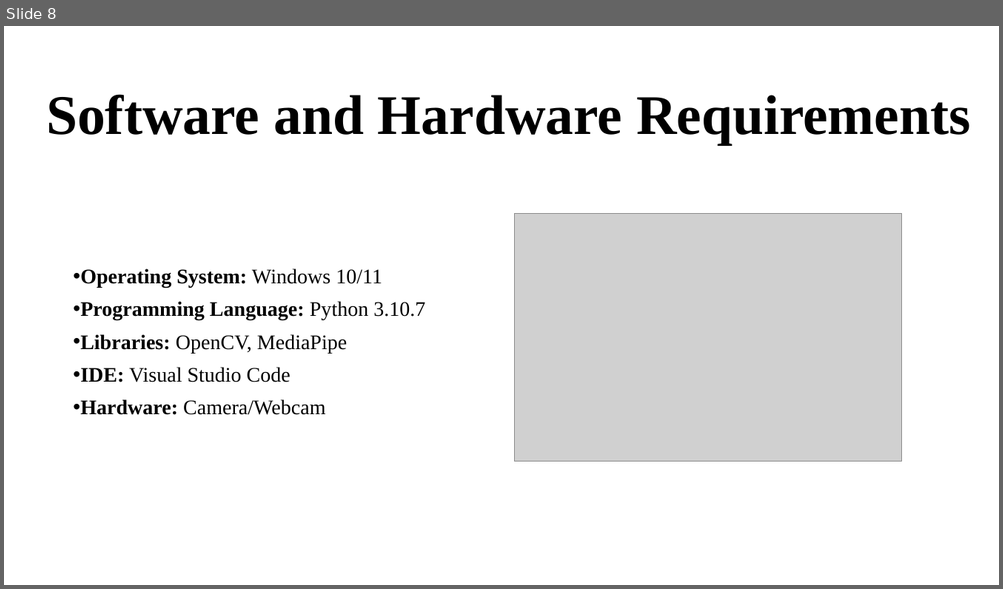
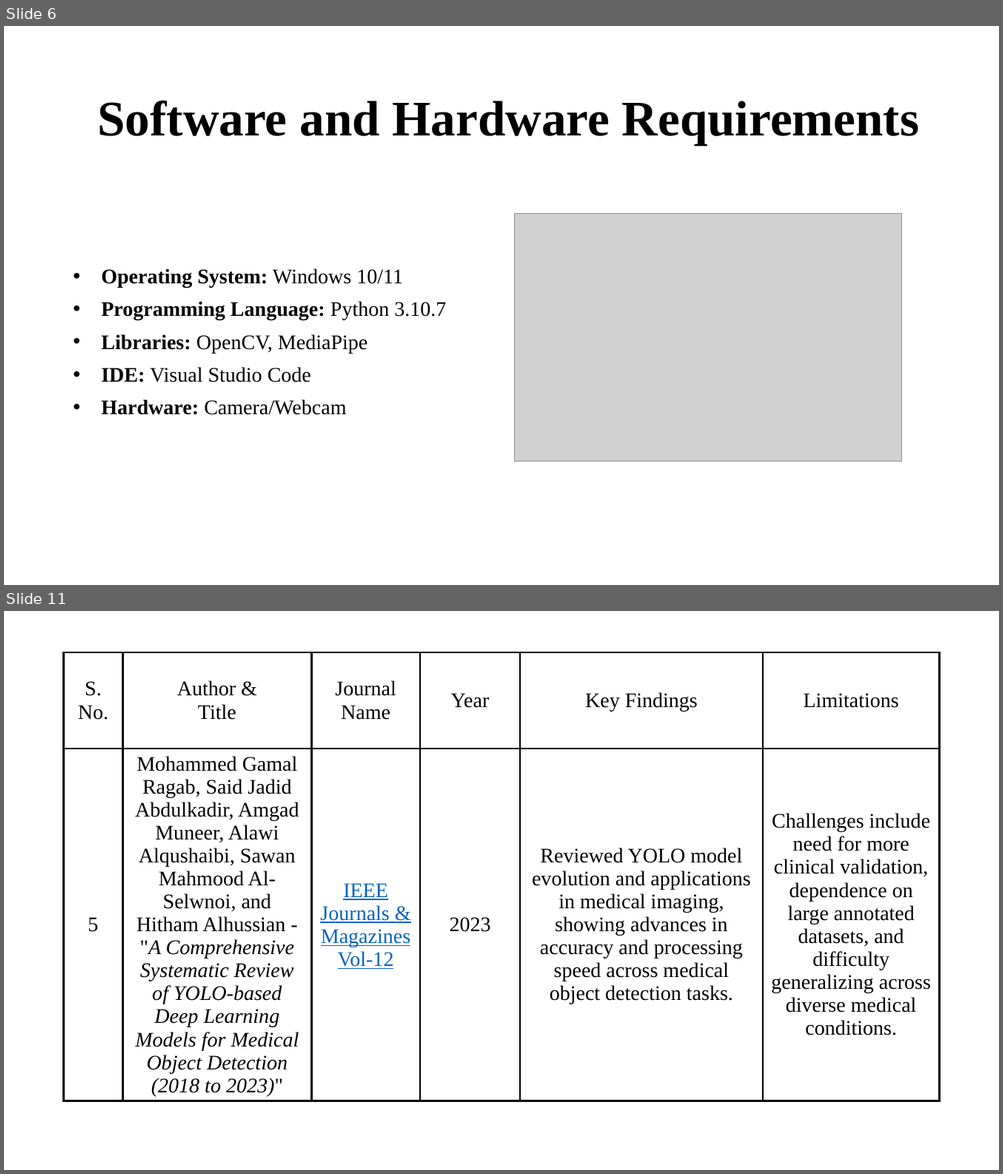
Before and after one commit to Gbhanuteja22/GestureArt, a slide deck: GestureArt.pptx. Shown one above the other, each under a label of ours: slide 8 before the commit, slides 6 and 11 after it; the slides between them are not shown. The pictures are 1003x589 and 1003x1174 pixels, drawn with LibreOffice and Linux fonts; fonts in the diff are those of the drawing; grey boxes stand for pictures; background and template pictures are left out. Boxes give left, top, right and bottom in pixels: in the first picture for what was removed or moved away, otherwise in the second. Text is boxed around its words. In the diff, an @@ line names an element or a change of style, - is before the commit and + after.

```diff
--- a/GestureArt.pptx
+++ b/GestureArt.pptx
@@ slide 11 added at box(4, 611, 999, 1170), background #FFFFFF @@
@@ table added at box(64, 652, 940, 1129), 2 rows, 6 columns @@
+S. No. | Author & / Title | Journal Name | Year | Key Findings | Limitations
+5 | Mohammed Gamal Ragab, Said Jadid Abdulkadir, Amgad Muneer, Alawi Alqushaibi, Sawan Mahmood Al-Selwnoi, and Hitham Alhussian - "A Comprehensive Systematic Review of YOLO-based Deep Learning Models for Medical Object Detection (2018 to 2023)" | IEEE Journals & Magazines Vol-12 | 2023 | Reviewed YOLO model evolution and applications in medical imaging, showing advances in accuracy and processing speed across medical object detection tasks. | Challenges include need for more clinical validation, dependence on large annotated datasets, and difficulty generalizing across diverse medical conditions.
@@ what was slide 8 is now slide 6 @@
@@ slide 6 changed as well @@
@@ title "Software and Hardware Requirements" at box(98, 100, 919, 145): size 54 to 48 pt @@
@@ subtitle "Operating System: Windows 10/11" at box(101, 269, 446, 415): indent changed @@
```
Also in this commit, not shown: 5 other slides changed, 18 other slides added, 4 slides removed, 16 other files.
